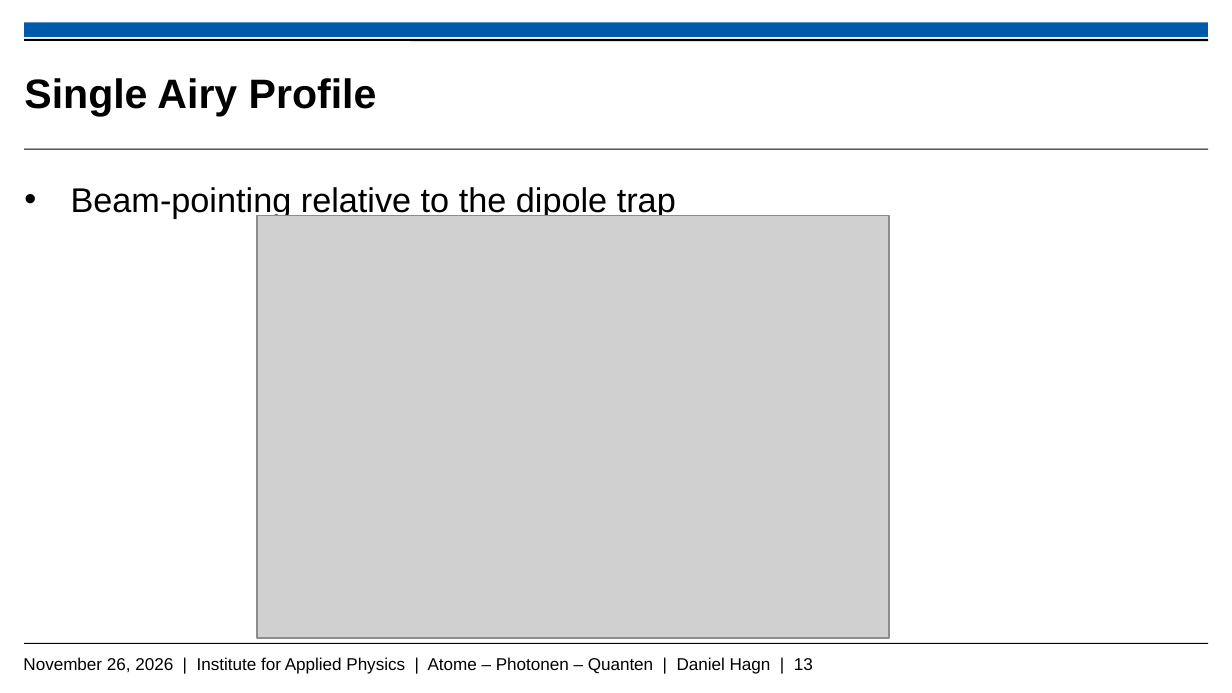
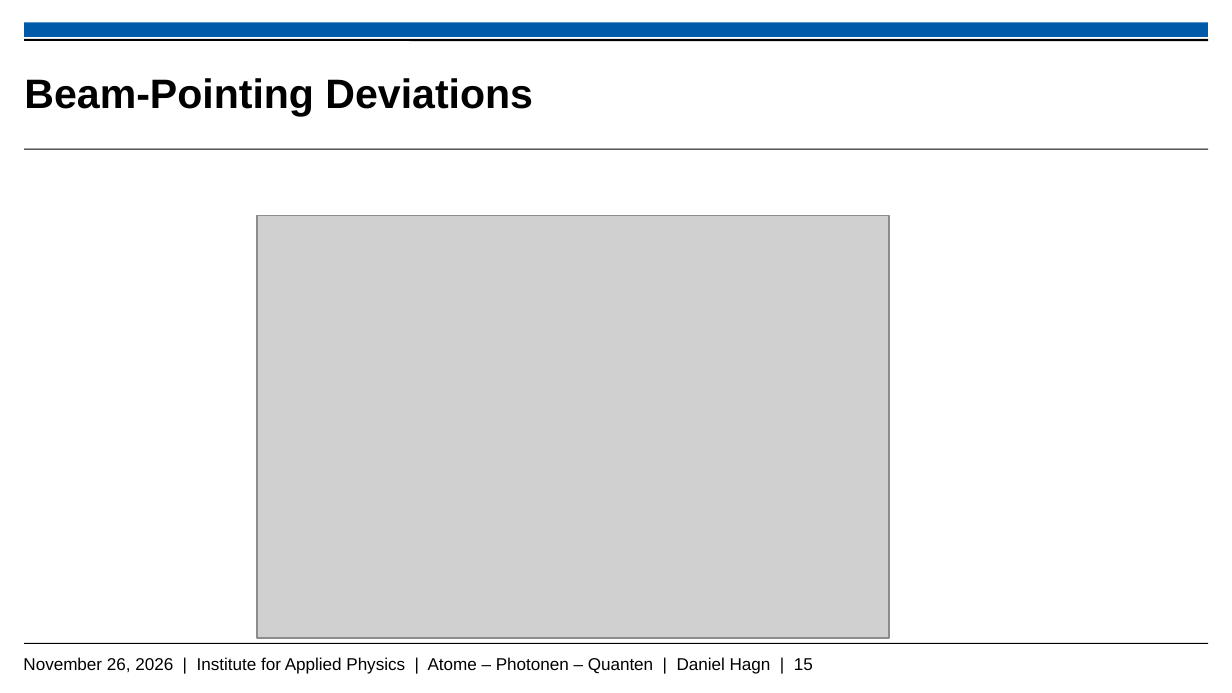
Before and after one commit to Daniel-Hagn-physik/Masterthesis_Backup, a slide deck: slide 15 of Hagn_Daniel_Mastervortrag.pptx (slide 13 before the commit). Drawn at 1232x693 pixels with LibreOffice and Linux fonts; fonts in the diff are those of the drawing; grey boxes stand for pictures; background and template pictures are left out. Boxes give left, top, right and bottom in pixels: in the first picture for what was removed or moved away, otherwise in the second. Text is boxed around its words. In the diff, an @@ line names an element or a change of style, - is before the commit and + after.

```diff
--- a/Hagn_Daniel_Mastervortrag.pptx
+++ b/Hagn_Daniel_Mastervortrag.pptx
@@ title at bbox=[24, 78, 533, 116]: text changed @@
-Single Airy Profile
+Beam-Pointing Deviations
@@ text removed at bbox=[71, 187, 676, 218] @@
-• Beam-pointing relative to the dipole trap
@@ text at bbox=[23, 657, 813, 674]: text changed @@
-November 26, 2026 | Institute for Applied Physics | Atome – Photonen – Quanten | Daniel Hagn | 13
+November 26, 2026 | Institute for Applied Physics | Atome – Photonen – Quanten | Daniel Hagn | 15
```
Also in this commit, not shown: 11 other slides changed, 6 slides added, 7 slides removed.
